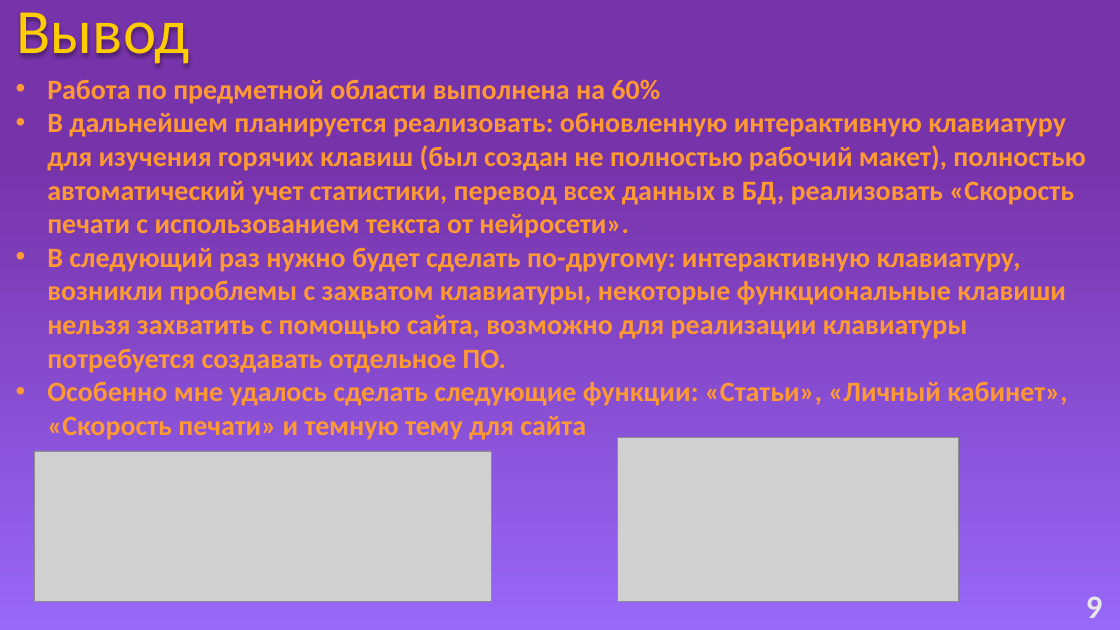
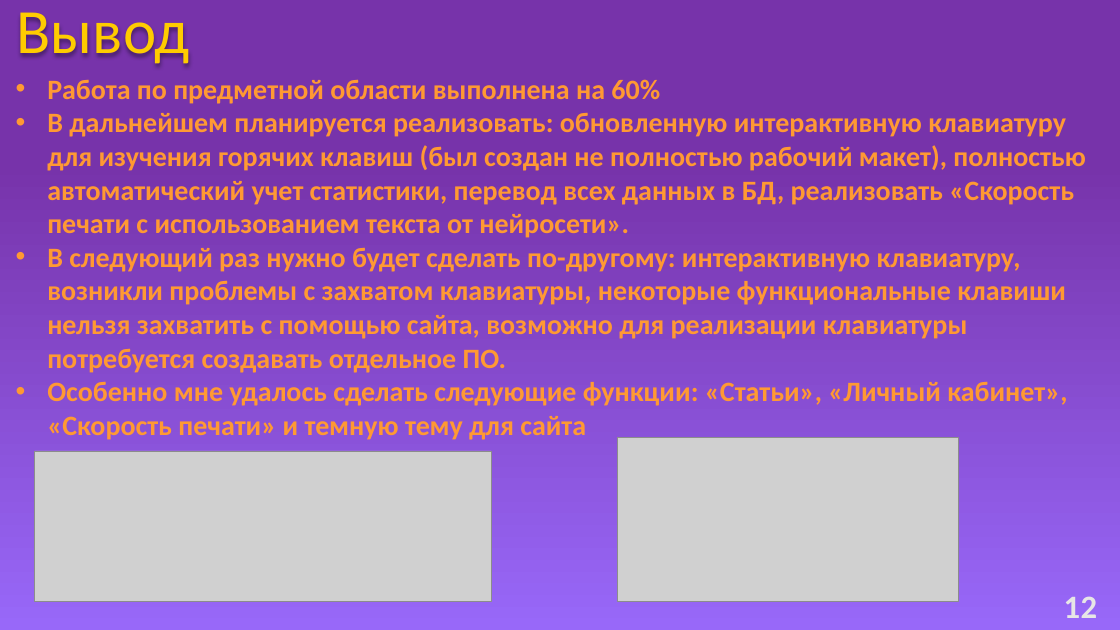
Before and after one commit to Baton4ik2007/Mdk, a slide deck: slide 12 of MDK.pptx (slide 9 before the commit). Drawn at 1120x630 pixels with LibreOffice and Linux fonts; fonts in the diff are those of the drawing; grey boxes stand for pictures. Boxes give left, top, right and bottom in pixels: in the first picture for what was removed or moved away, otherwise in the second. Text is boxed around its words. In the diff, an @@ line names an element or a change of style, - is before the commit and + after.

```diff
--- a/MDK.pptx
+++ b/MDK.pptx
@@ text at (x1=1064, y1=596, x2=1098, y2=618): text changed @@
-9
+12
```
Also in this commit, not shown: 6 other slides changed, 4 slides added, 1 slide removed.
